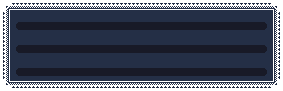
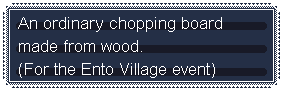
Before/after of a 283x91 layered artwork. What changed in the layer stack:
added layer "EN" above "JP" over (18, 17, 222, 78)
renamed "sアイテム解説76木のまな板.png" to "sアイテム解説01水.png", painted on it over (18, 17, 222, 78)
